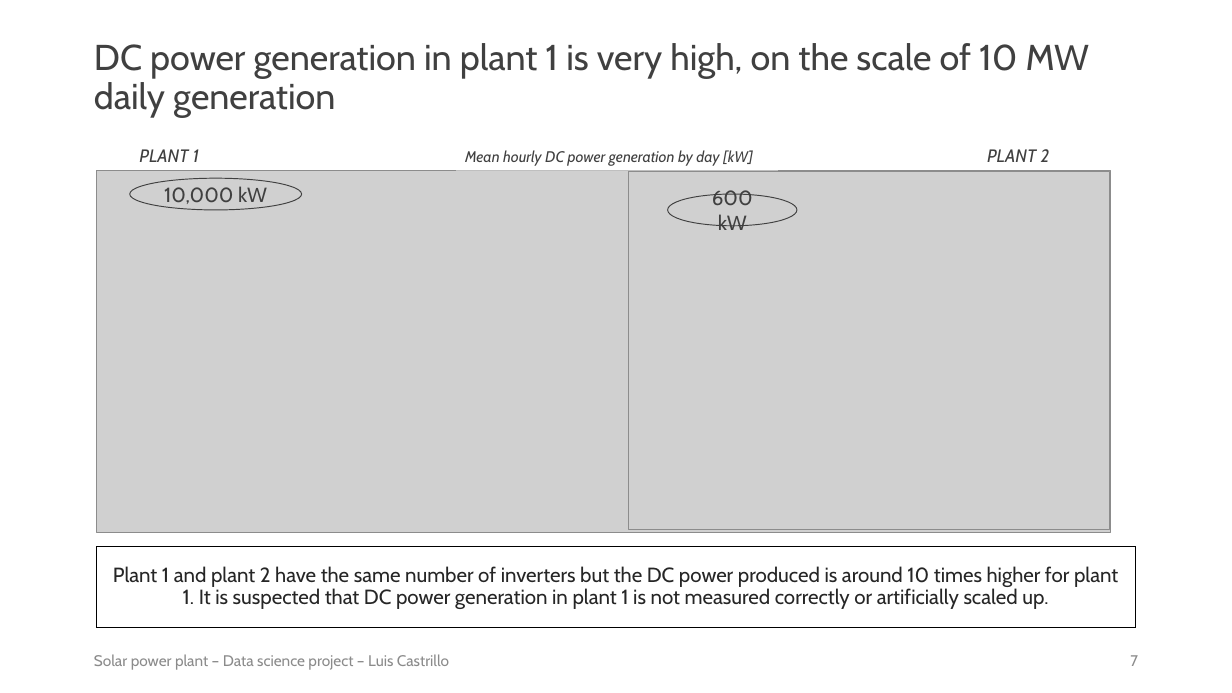
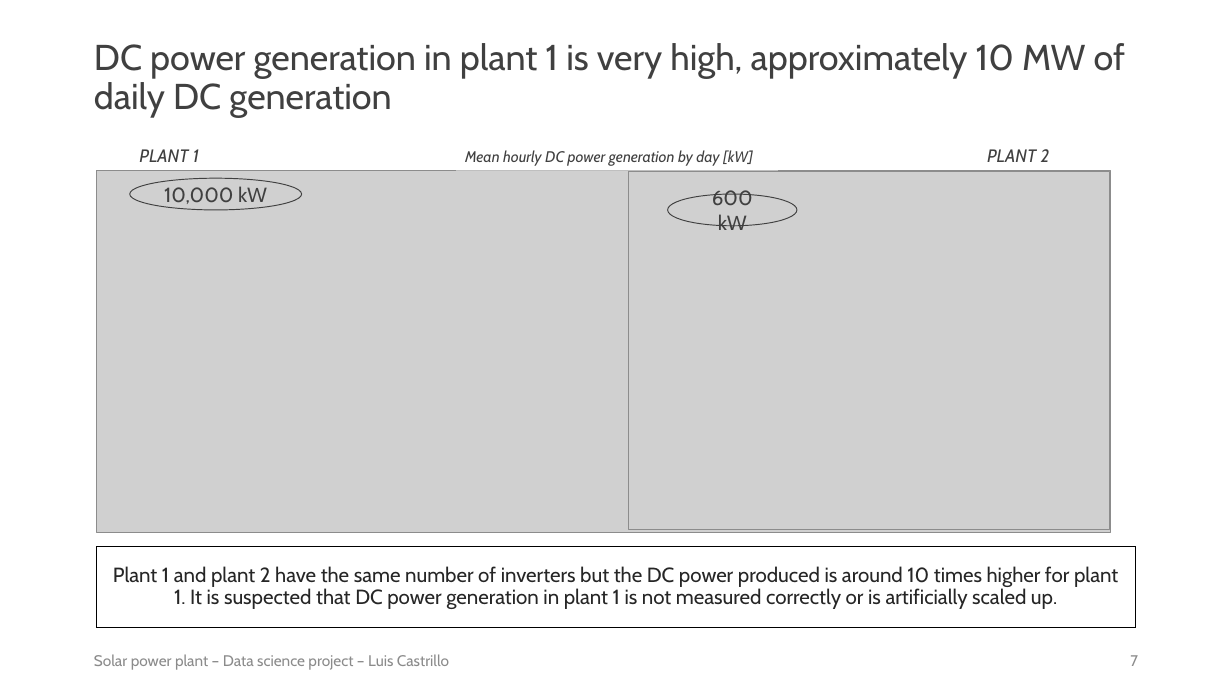
Before and after one commit to luis-cj/data-science-solar-power-plant, a slide deck: slide 7 of solar_power_plant_conclusions.pptx. Drawn at 1232x693 pixels with LibreOffice and Linux fonts; fonts in the diff are those of the drawing; grey boxes stand for pictures. Boxes give left, top, right and bottom in pixels: in the first picture for what was removed or moved away, otherwise in the second. Text is boxed around its words. In the diff, an @@ line names an element or a change of style, - is before the commit and + after.

```diff
--- a/solar_power_plant_conclusions.pptx
+++ b/solar_power_plant_conclusions.pptx
@@ title at (94,43,1125,118): text changed @@
-DC power generation in plant 1 is very high, on the scale of 10 MW daily generation
+DC power generation in plant 1 is very high, approximately 10 MW of daily DC generation
@@ text in rectangle at (113,566,1118,609): text changed @@
-Plant 1 and plant 2 have the same number of inverters but the DC power produced is around 10 times higher for plant 1. It is suspected that DC power generation in plant 1 is not measured correctly or artificially scaled up.
+Plant 1 and plant 2 have the same number of inverters but the DC power produced is around 10 times higher for plant 1. It is suspected that DC power generation in plant 1 is not measured correctly or is artificially scaled up.
```
Also in this commit, not shown: 5 other slides changed, 4 other files.
